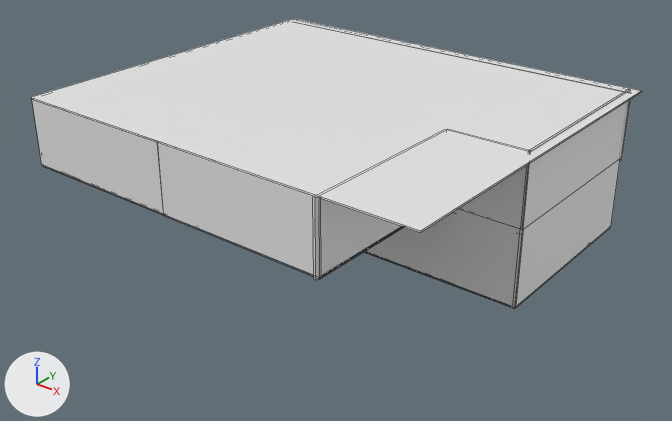
Renders of the FBX model Fps shooter 3d/Assets/Envoirnment 3d models/Facility_Level.fbx from each side of a commit.
Both versions are drawn from a 50 mm camera at (53.7, -90.3, 52.7) aimed at (-8.8, -12.1, 4.3). Arrows for +X, +Y and +Z are at lower left; the lights stay in place. Mesh edges are drawn as thin lines. Where no turn or scale is listed for an object, it has been applied to the vertices.
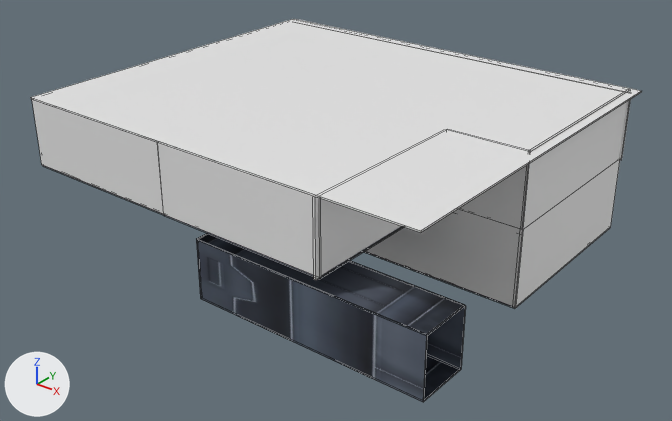
Boxes [x1, y1, x2, y2] around the edits, measured in the pictures (672 x 421 px):
'Cube.028', added: after [196, 240, 427, 402]
'Cube.003', recoloured, reshaped: [365, 209, 520, 306] in both
'Cube.025', added: after [196, 234, 465, 336]
'Cube.029', added: after [426, 306, 466, 370]
'Cube.026', added (black): after [200, 298, 460, 401]
'Cube.027', added: after [196, 239, 201, 298]

The change, as a diff of the scene's bpy script:
```diff
--- a/Fps shooter 3d/Assets/Envoirnment 3d models/Facility_Level.fbx.py
+++ b/Fps shooter 3d/Assets/Envoirnment 3d models/Facility_Level.fbx.py
@@ mat_material_001 @@
 mat_material_001 = principled_material('Material.001')
-mat_material_001.texture = img_christian_westin_wall_jpg_001
+mat_material_001.texture = img_christian_westin_wall_jpg
@@ me_cube_006 @@
+me_cube_006.from_pydata(...)  # 16 vertices, 12 faces; spans x -100.0..100.0, y -100.0..100.0, z -100.0..100.0
@@ me_cube_029 @@
+me_cube_029.from_pydata(...)  # a box spanning x -100.0..100.0, y -100.0..100.0, z -100.0..100.0
+me_cube_029.materials.append(mat_material_001)  # picture img_christian_westin_wall_jpg
@@ me_cube_024 @@
+me_cube_024.from_pydata(...)  # a box spanning x -100.0..100.0, y -100.0..100.0, z -100.0..100.0
+me_cube_024.materials.append(mat_material_001)  # picture img_christian_westin_wall_jpg
@@ me_cube_023 @@
+me_cube_023.from_pydata(...)  # a box spanning x -100.0..100.0, y -100.0..100.0, z -100.0..100.0
+me_cube_023.materials.append(mat_material_001)  # picture img_christian_westin_wall_jpg
@@ me_cube_015 @@
+me_cube_015.from_pydata(...)  # a box spanning x -100.0..100.0, y -100.0..100.0, z -100.0..100.0
+me_cube_015.materials.append(mat_material_001)  # picture img_christian_westin_wall_jpg
@@ me_cube_031 @@
+me_cube_031.from_pydata(...)  # a box spanning x -100.0..100.0, y -100.0..100.0, z -100.0..100.0
+me_cube_031.materials.append(mat_material_001)  # picture img_christian_westin_wall_jpg
@@ ob_cube_003 @@
-ob_cube_003 = bpy.data.objects.new('Cube.003', me_cube_001)
+ob_cube_003 = bpy.data.objects.new('Cube.003', me_cube_006)
 ob_cube_003.location = (0.0, -11.97, 4.81)
@@ ob_cube_028 @@
+ob_cube_028 = bpy.data.objects.new('Cube.028', me_cube_029)
+ob_cube_028.location = (2.58, -31.66, 3.7)
+ob_cube_028.rotation_euler = (0.0, -1.571, 0.0)  # degrees (0, -90, 0)
+ob_cube_028.scale = (-0.0358, -0.000944, -0.144)
@@ ob_cube_027 @@
+ob_cube_027 = bpy.data.objects.new('Cube.027', me_cube_024)
+ob_cube_027.location = (-11.88, -28.5, 3.77)
+ob_cube_027.rotation_euler = (-1.571, -1.571, 0.0)  # degrees (-90, -90, 0)
+ob_cube_027.scale = (-0.0358, -0.000944, -0.0317)
@@ ob_cube_026 @@
+ob_cube_026 = bpy.data.objects.new('Cube.026', me_cube_023)
+ob_cube_026.location = (2.49, -28.5, 0.16)
+ob_cube_026.rotation_euler = (1.571, 0.0, -1.571)  # degrees (90, 0, -90)
+ob_cube_026.scale = (-0.0316, -0.000944, -0.145)
@@ ob_cube_025 @@
+ob_cube_025 = bpy.data.objects.new('Cube.025', me_cube_015)
+ob_cube_025.location = (2.49, -28.5, 7.3)
+ob_cube_025.rotation_euler = (1.571, 0.0, -1.571)  # degrees (90, 0, -90)
+ob_cube_025.scale = (-0.0316, -0.000944, -0.145)
@@ ob_cube_029 @@
+ob_cube_029 = bpy.data.objects.new('Cube.029', me_cube_031)
+ob_cube_029.location = (5.62, -25.33, 3.7)
+ob_cube_029.rotation_euler = (0.0, -1.571, 0.0)  # degrees (0, -90, 0)
+ob_cube_029.scale = (-0.0358, -0.000944, -0.114)
```
